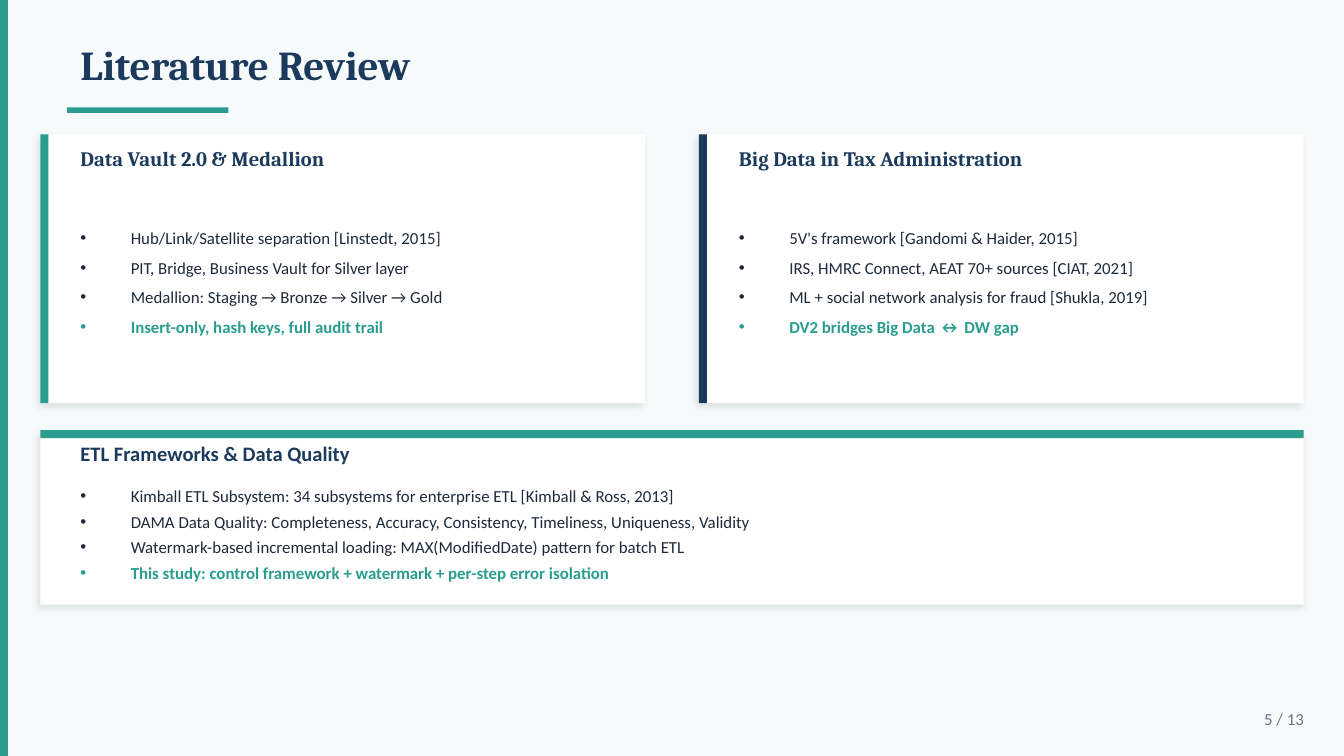
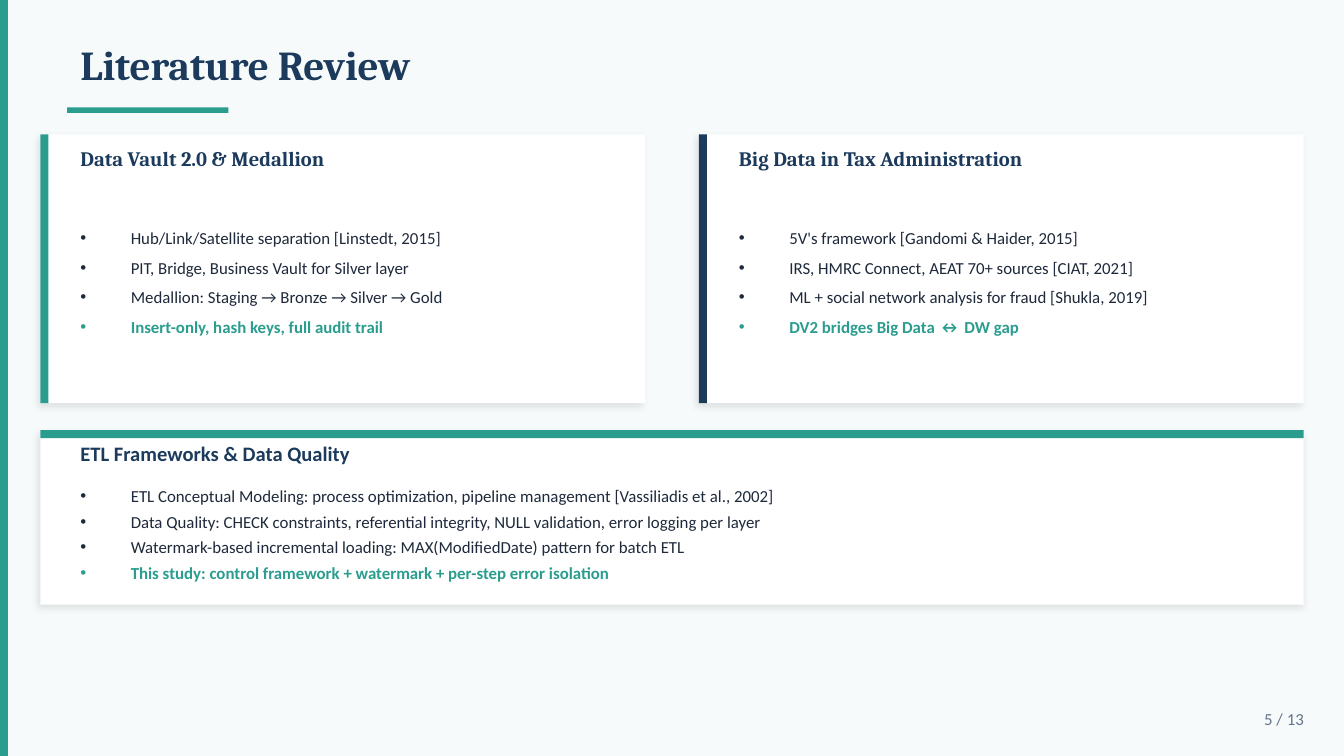
Before and after one commit to mvsotso/dv2-tax-data-warehouse-using-medallion, a slide deck: slide 5 of Documents/Final_Presentation.pptx. Drawn at 1344x756 pixels with LibreOffice and Linux fonts; fonts in the diff are those of the drawing. Boxes give left, top, right and bottom in pixels: in the first picture for what was removed or moved away, otherwise in the second. Text is boxed around its words. In the diff, an @@ line names an element or a change of style, - is before the commit and + after.

```diff
--- a/Documents/Final_Presentation.pptx
+++ b/Documents/Final_Presentation.pptx
@@ text at (131, 490, 773, 531): text changed @@
-• Kimball ETL Subsystem: 34 subsystems for enterprise ETL [Kimball & Ross, 2013]
-• DAMA Data Quality: Completeness, Accuracy, Consistency, Timeliness, Uniqueness, Validity
+• ETL Conceptual Modeling: process optimization, pipeline management [Vassiliadis et al., 2002]
+• Data Quality: CHECK constraints, referential integrity, NULL validation, error logging per layer
```
Also in this commit, not shown: 2 other files.
